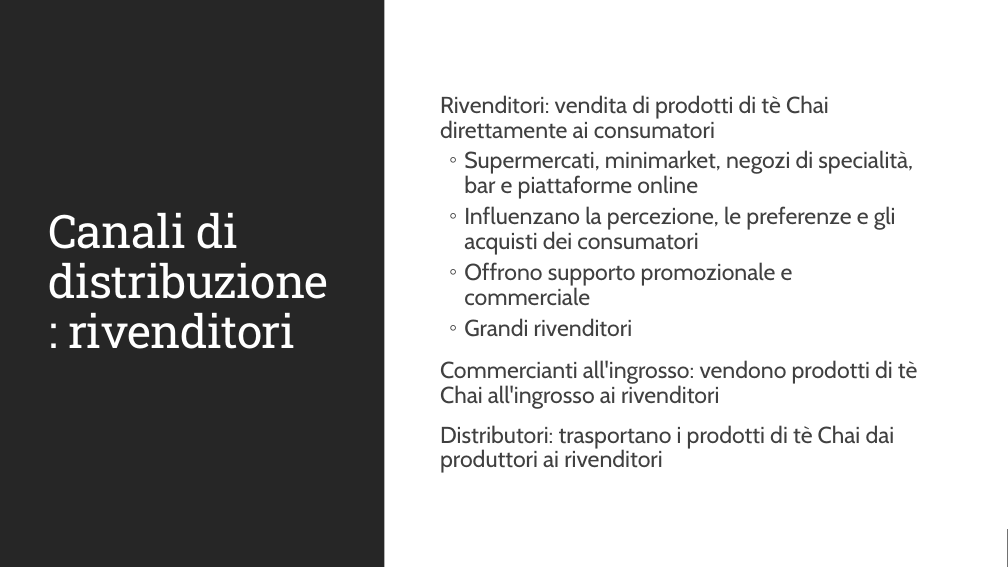
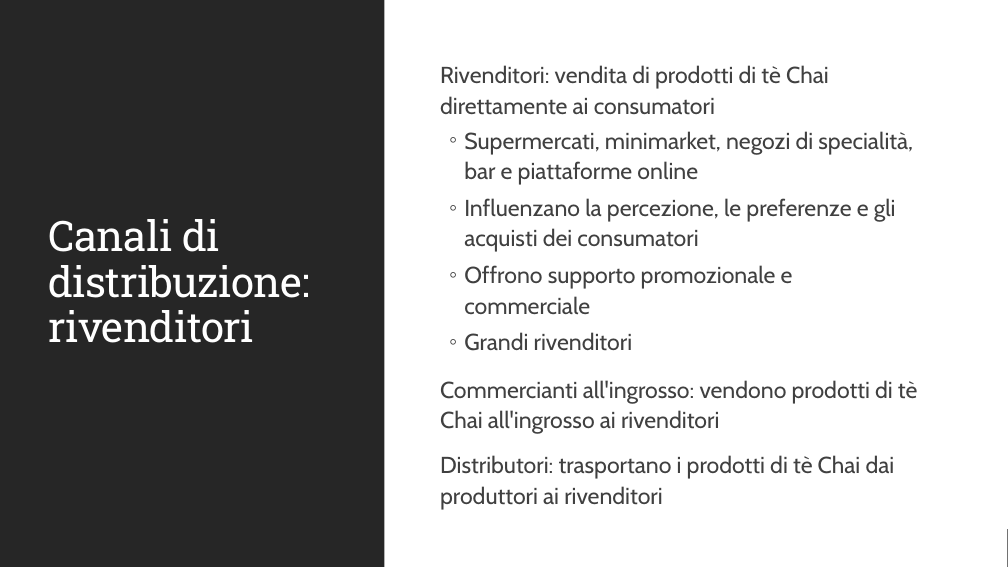
Before and after one commit to MicrosoftLearning/MS-4004-Empower-workforce-copilot-use-cases.it-it, a slide deck: slide 8 of ResourceFiles/Mystic Spice Premium Chai Market Analysis Presentation.pptx. Drawn at 1008x567 pixels with LibreOffice and Linux fonts; fonts in the diff are those of the drawing. Boxes give left, top, right and bottom in pixels: in the first picture for what was removed or moved away, otherwise in the second. Text is boxed around its words. In the diff, an @@ line names an element or a change of style, - is before the commit and + after.

```diff
--- a/ResourceFiles/Mystic Spice Premium Chai Market Analysis Presentation.pptx
+++ b/ResourceFiles/Mystic Spice Premium Chai Market Analysis Presentation.pptx
@@ title "Canali di distribuzione: rivenditori" at <box>48,219,310,343</box>: size 44 to 40 pt @@
@@ text "Rivenditori: vendita di prodotti di ..." at <box>440,65,917,510</box>: line spacing 0.9 to 1.1 @@
```
Also in this commit, not shown: 10 other slides changed, 34 other files.
